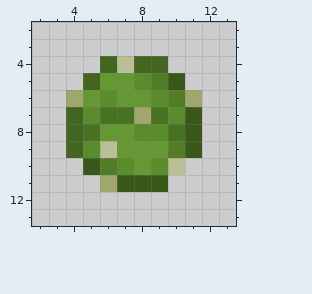
File history of a pixel-art sprite, common/src/main/resources/assets/losing_my_marbles/textures/marble/cactus/cactus_marble_7.png. Above is the file before it was changed.
The file is 16x16 pixels. Shown: x 2..13, y 2..13.
The same view after the edit:
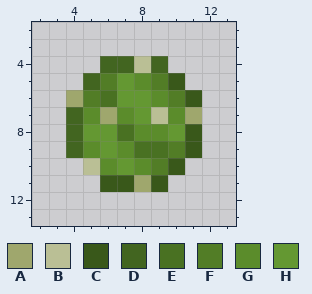
Palette (. is transparent): A #9fa76d  B #babf95  C #39581a  D #426520  E #497122  F #527d26  G #5b8c2b  H #649832
Message: cactus o clock(wise)
From old to new:
Changed rows in their new state; - is an unchanged pixel.
first column x 5:
 4 --DB---
 5 -F-----
 6 FE----C
 7 -AGHB-A
 8 H-E--H-
 9 -HGEE--
10 BGHGFC-
11 -C-A---
Changed places in both pictures, as pixel boxes (x1, y1, x2, y2):
changed: (83, 56, 202, 192)
